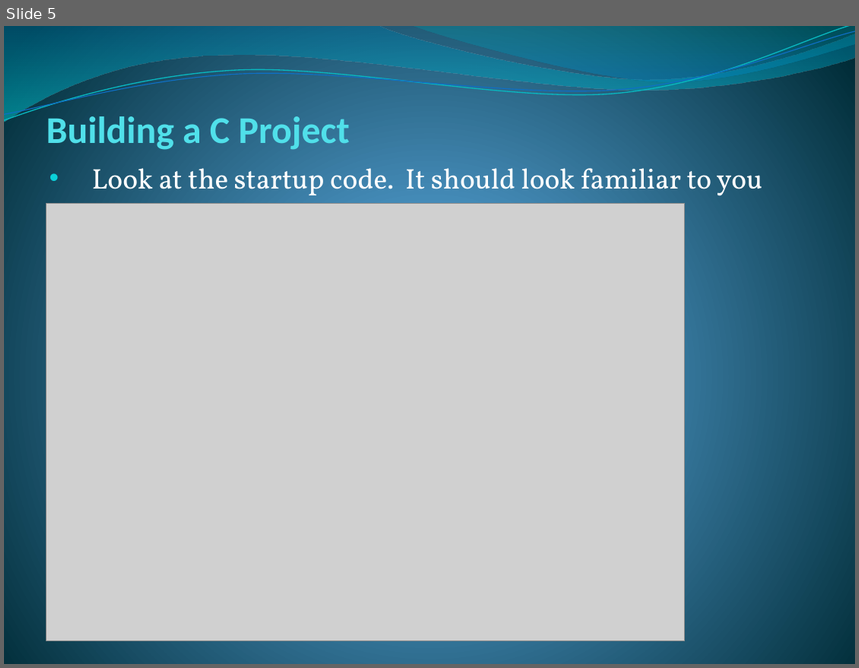
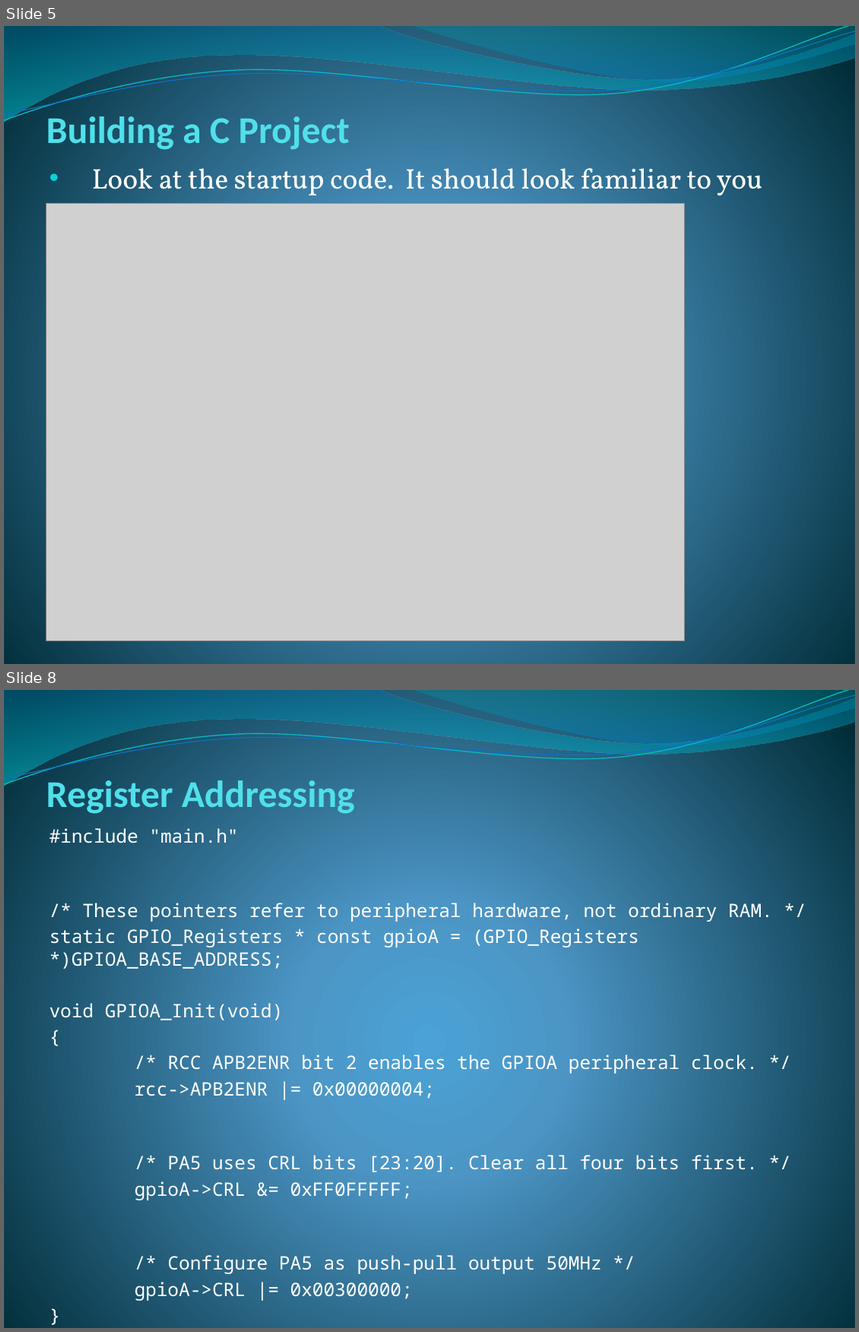
Before and after one commit to ense-352/ense-352-Lab, a slide deck: Lab-5/Building_A_C_Project.pptx. Shown one above the other, each under a label of ours: slide 5 before the commit, slides 5 and 8 after it; the slides between them are not shown. The pictures are 859x668 and 859x1332 pixels, drawn with LibreOffice and Linux fonts; fonts in the diff are those of the drawing; grey boxes stand for pictures. Boxes give left, top, right and bottom in pixels: in the first picture for what was removed or moved away, otherwise in the second. Text is boxed around its words. In the diff, an @@ line names an element or a change of style, - is before the commit and + after.

Commit message:
updated slides for lab 5

```diff
--- a/Lab-5/Building_A_C_Project.pptx
+++ b/Lab-5/Building_A_C_Project.pptx
@@ slide 8 added at (4,690,855,1328), background gradient #4AA0D6 to #4C98C7 to #002C38; not listed: 4 template elements that a slide beside it also shows @@
@@ title added at (47,780,355,814), 32 pt, text #51E0EA, bold @@
+Register Addressing
@@ subtitle added at (50,828,773,1301), 15.7 pt, text #FFFFFF @@
+#include "main.h"
+/* These pointers refer to peripheral hardware, not ordinary RAM. */
+static GPIO_Registers * const gpioA = (GPIO_Registers *)GPIOA_BASE_ADDRESS;
+void GPIOA_Init(void)
+{
+/* RCC APB2ENR bit 2 enables the GPIOA peripheral clock. */
+rcc->APB2ENR |= 0x00000004;
+/* PA5 uses CRL bits [23:20]. Clear all four bits first. */
+gpioA->CRL &= 0xFF0FFFFF;
+/* Configure PA5 as push-pull output 50MHz */
+gpioA->CRL |= 0x00300000;
+}
```
Also in this commit, not shown: 3 other slides added, 2 slides removed.
